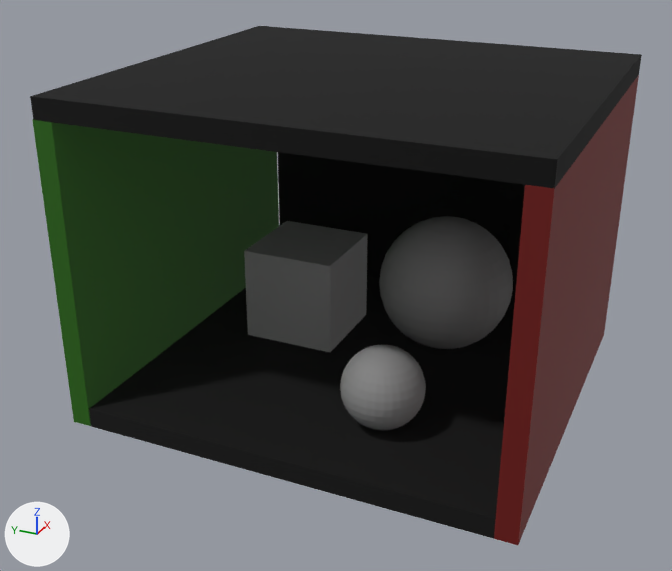
What one commit did to the OBJ model scene.obj.
The view is the same before and after, from a 50 mm camera at (-16.03, -6.61, 9.79) aimed at (-0.47, 0.39, 2.01). Lighting does not change. The marker at lower left points along +X, +Y and +Z. Where no turn or scale is listed for an object, it has been applied to the vertices.

In view in the first picture: 'Cube.001_Cube.008', 'Cube.002_Cube.009', 'Cube.004_Cube.005', 'Cube.005_Cube.006', 'Cube.006_Cube.007', 'Cube_Cube.001', 'Sphere', 'Sphere.001'.
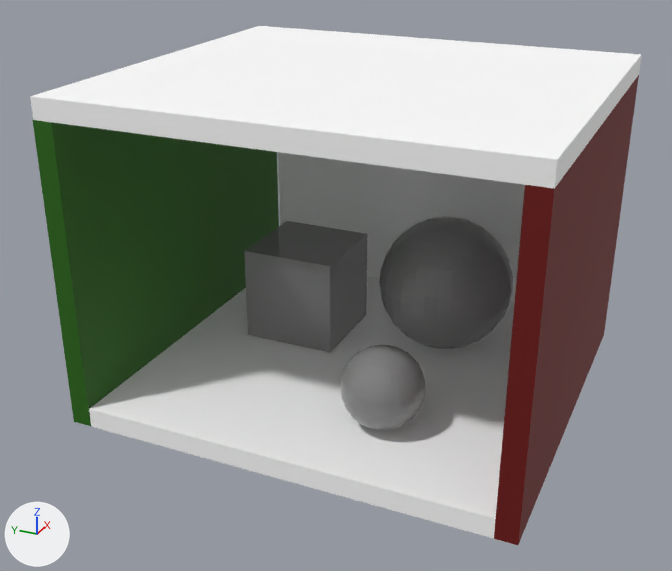
Where the change shows, as pixel boxes [x1, y1, x2, y2] in the pictures (672 x 571 px):
'Cube.001_Cube.008', recoloured (black to white)
    both: [30, 26, 642, 189]
'Cube.004_Cube.005', recoloured (black to white)
    both: [89, 276, 514, 539]
'Cube.002_Cube.009', recoloured (black to white)
    both: [278, 152, 525, 303]

The edits, one by one:
Material 'None' (mat_none) changes colour from black #000000 to white #ffffff; in linear values from (0.0, 0.0, 0.0) to (1.0, 1.0, 1.0).
